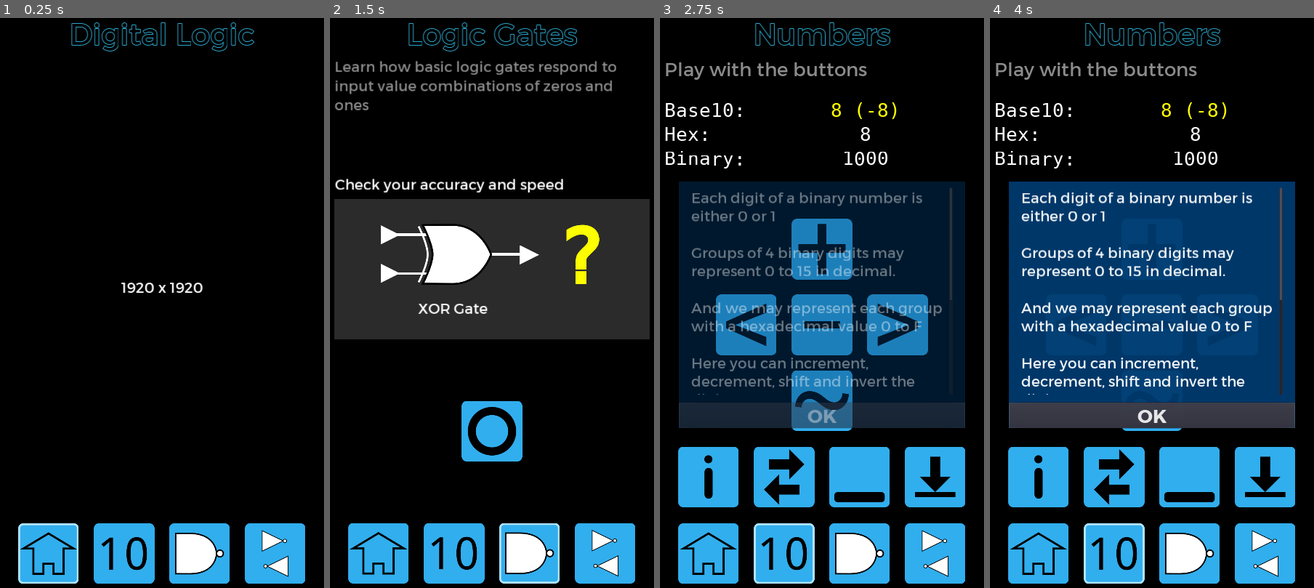
Above: before the commit, frames 1-4 (left to right).
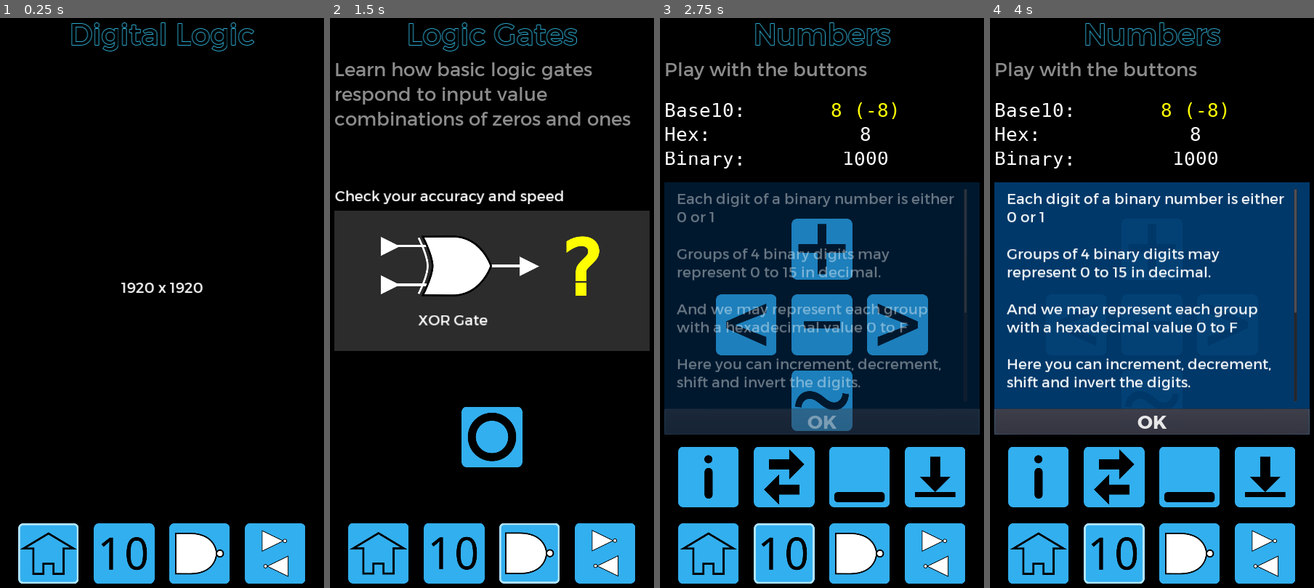
Above: after the commit, the same moments.

Repository: andrew-wilkes/digital-logic
Game: Godot game, scene res://Main.tscn
Two runs of this game, one before a commit and one after it. Both use one fixed random seed, a clock stepped at 60 frames per second and the inputs below.
Inputs (mouse positions are in pixels of both pictures, inside the frame that each line leads up to):
- Up to frame 1 (0.25 s): no input
- Up to frame 2 (1.5 s): click (453, 553) at 0.5 s; click (530, 553) at 1.25 s
- Up to frame 3 (2.75 s): click (783, 553) at 2 s
- Up to frame 4 (4 s): click "OK" at 2.75 s; click (1038, 479) at 3.5 s

The runs differ from the first frame. In frame 2, 12% of the frame differs, in the area x 1-99%, y 7-79%; in frame 3, 12%; in frame 4, 13%, in the area x 1-99%, y 28-74%.

Commit message:
Define size and position of numbers scene info panel

Diff:
--- a/game/Gates.tscn
+++ b/game/Gates.tscn
@@ -1,6 +1,7 @@
-[gd_scene load_steps=10 format=2]
+[gd_scene load_steps=11 format=2]
 
 [ext_resource path="res://buttons/Buttons.tscn" type="PackedScene" id=1]
+[ext_resource path="res://assets/fonts/description-font.tres" type="DynamicFont" id=2]
 [ext_resource path="res://assets/fonts/title_font.tres" type="DynamicFont" id=3]
 [ext_resource path="res://parts/LargeGate.tscn" type="PackedScene" id=4]
 [ext_resource path="res://assets/zero-button.png" type="Texture" id=5]
@@ -47,22 +48,22 @@
 [node name="Desc" type="Label" parent="VBox"]
 margin_top = 141.0
 margin_right = 1040.0
-margin_bottom = 262.0
-custom_fonts/font = ExtResource( 7 )
+margin_bottom = 381.0
+custom_fonts/font = ExtResource( 2 )
 custom_colors/font_color = Color( 0.54902, 0.54902, 0.54902, 1 )
 text = "Learn how basic logic gates respond to input value combinations of zeros and ones"
 autowrap = true
 
 [node name="sp" type="Control" parent="VBox"]
-margin_top = 282.0
+margin_top = 401.0
 margin_right = 1040.0
-margin_bottom = 467.0
+margin_bottom = 546.0
 size_flags_vertical = 3
 
 [node name="Score" type="HBoxContainer" parent="VBox"]
-margin_top = 487.0
+margin_top = 566.0
 margin_right = 1040.0
-margin_bottom = 546.0
+margin_bottom = 625.0
 
 [node name="Accuracy" type="Label" parent="VBox/Score"]
 margin_right = 752.0
@@ -82,20 +83,20 @@
 
 [node name="Gate" parent="VBox" instance=ExtResource( 4 )]
 anchor_right = 0.0
-margin_top = 566.0
+margin_top = 645.0
 margin_right = 1040.0
-margin_bottom = 1030.0
+margin_bottom = 1109.0
 
 [node name="sp2" type="Control" parent="VBox"]
-margin_top = 1050.0
+margin_top = 1129.0
 margin_right = 1040.0
-margin_bottom = 1235.0
+margin_bottom = 1274.0
 size_flags_vertical = 3
 
 [node name="HBox" type="HBoxContainer" parent="VBox"]
-margin_top = 1255.0
+margin_top = 1294.0
 margin_right = 1040.0
-margin_bottom = 1455.0
+margin_bottom = 1494.0
 
 [node name="sp" type="Control" parent="VBox/HBox"]
 margin_right = 104.0
@@ -151,24 +152,24 @@
 size_flags_horizontal = 3
 
 [node name="sp3" type="Control" parent="VBox"]
-margin_top = 1475.0
+margin_top = 1514.0
 margin_right = 1040.0
-margin_bottom = 1660.0
+margin_bottom = 1659.0
 size_flags_vertical = 3
 
 [node name="Buttons" parent="VBox" instance=ExtResource( 1 )]
 anchor_right = 0.0
 anchor_bottom = 0.0
 margin_left = 0.0
-margin_top = 1680.0
+margin_top = 1679.0
 margin_right = 1040.0
-margin_bottom = 1880.0
+margin_bottom = 1879.0
 page_id = 2
 
 [node name="Sp2" type="Control" parent="VBox"]
-margin_top = 1900.0
+margin_top = 1899.0
 margin_right = 1040.0
-margin_bottom = 1920.0
+margin_bottom = 1919.0
 rect_min_size = Vector2( 0, 20 )
 
 [node name="Sp2" type="Control" parent="."]
--- a/game/Numbers.gd
+++ b/game/Numbers.gd
@@ -404,15 +404,19 @@
 
 
 func show_info():
+	var info = $c/Info
+	info.rect_position = $VBox.rect_position + $VBox/Alert.rect_position
+	info.rect_size.x = $VBox/Control2.rect_size.x
+	info.rect_size.y = $VBox/Control2.rect_position.y - info.rect_position.y - 40
 	match mode:
 		PLAY:
-			$c/Info.show_how(false)
+			info.show_how(false)
 		TRAIN:
-			$c/Info.show_notes()
+			info.show_notes()
 		CHALLENGE:
-			$c/Info.show_hint()
+			info.show_hint()
 	if animate:
-		$c/Info.play_anim()
+		info.play_anim()
 		animate = false
-	$c/Info.popup_centered()
+	info.popup()
 	$VBox/Control2/Info.disabled = true
--- a/game/Numbers.tscn
+++ b/game/Numbers.tscn
@@ -501,6 +501,7 @@
 [node name="c" type="CanvasLayer" parent="."]
 
 [node name="Info" parent="c" instance=ExtResource( 19 )]
+visible = true
 modulate = Color( 1, 1, 1, 0 )
 margin_top = 555.997
 margin_bottom = 1370.0
@@ -564,6 +565,9 @@
 
 [node name="Solution" parent="c/Info/VBox/HBox" index="0"]
 visible = false
+
+[node name="OKButton" parent="c/Info/VBox/HBox" index="1"]
+margin_left = 0.0
 [connection signal="button_down" from="VBox/Control/Up" to="." method="_on_Up_button_down"]
 [connection signal="button_down" from="VBox/Control/ShiftLeft" to="." method="_on_ShiftLeft_button_down"]
 [connection signal="button_down" from="VBox/Control/Down" to="." method="_on_Down_button_down"]
--- a/game/circuits/Decoder.tscn
+++ b/game/circuits/Decoder.tscn
@@ -130,7 +130,6 @@
 margin_top = 360.0
 margin_right = 152.0
 margin_bottom = 360.0
-txt = "A1"
 text = "A1"
 
 [node name="Out" type="Control" parent="."]
@@ -145,7 +144,6 @@
 margin_top = 128.0
 margin_right = 896.0
 margin_bottom = 128.0
-txt = "Y0"
 text = "Y0"
 
 [node name="GridOutput2" parent="Out" instance=ExtResource( 3 )]
@@ -153,7 +151,6 @@
 margin_top = 320.0
 margin_right = 896.0
 margin_bottom = 320.0
-txt = "Y1"
 text = "Y1"
 
 [node name="GridOutput3" parent="Out" instance=ExtResource( 3 )]
@@ -161,7 +158,6 @@
 margin_top = 512.0
 margin_right = 896.0
 margin_bottom = 512.0
-txt = "Y2"
 text = "Y2"
 
 [node name="GridOutput4" parent="Out" instance=ExtResource( 3 )]
@@ -169,7 +165,6 @@
 margin_top = 704.0
 margin_right = 896.0
 margin_bottom = 704.0
-txt = "Y3"
 text = "Y3"
 
 [node name="Con" type="Control" parent="."]
@@ -204,16 +199,12 @@
 hint = "To decode the inputs, we can combine AND gates and NOT gates.
 
 For example: [i]Y2 = /A0*A1[/i]"
-nt = "This is an example of a decoder. It takes a 2-bit binary input and decodes it to one of four possible outputs."
-ht = "To decode the inputs, we can combine AND gates and NOT gates.
-
-For example: [i]Y2 = /A0*A1[/i]"
-
-[node name="Notes" parent="c/Info/VBox/M" index="0"]
+
+[node name="Notes" parent="c/Info/VBox/M" index="1"]
 bbcode_text = "This is an example of a decoder. It takes a 2-bit binary input and decodes it to one of four possible outputs."
 text = "This is an example of a decoder. It takes a 2-bit binary input and decodes it to one of four possible outputs."
 
-[node name="Hint" parent="c/Info/VBox/M" index="1"]
+[node name="Hint" parent="c/Info/VBox/M" index="2"]
 bbcode_text = "To decode the inputs, we can combine AND gates and NOT gates.
 
 For example: [i]Y2 = /A0[code]×[/code]A1[/i]"
--- a/game/circuits/SR.tscn
+++ b/game/circuits/SR.tscn
@@ -121,8 +121,6 @@
 [node name="Info" parent="c" instance=ExtResource( 2 )]
 note = "An SR flip-flop remembers the state as long as both R and S are low. Pulsing R high resets the state (Q low), and pulsing S high sets the state (Q high)."
 hint = "Use two NOR gates."
-nt = "An SR flip-flop remembers the state as long as both R and S are low. Pulsing R high resets the state (Q low), and pulsing S high sets the state (Q high)."
-ht = "Use two NOR gates."
 
 [node name="Notes" parent="c/Info/VBox/M" index="1"]
 bbcode_text = "The SR (set-reset) latch remembers the state as long as both R (reset) and S (set) are low.
--- a/game/project.godot
+++ b/game/project.godot
@@ -59,5 +59,7 @@
 
 [rendering]
 
+quality/driver/driver_name="GLES2"
+vram_compression/import_etc=true
 environment/default_clear_color=Color( 0, 0, 0, 1 )
 environment/default_environment="res://default_env.tres"
